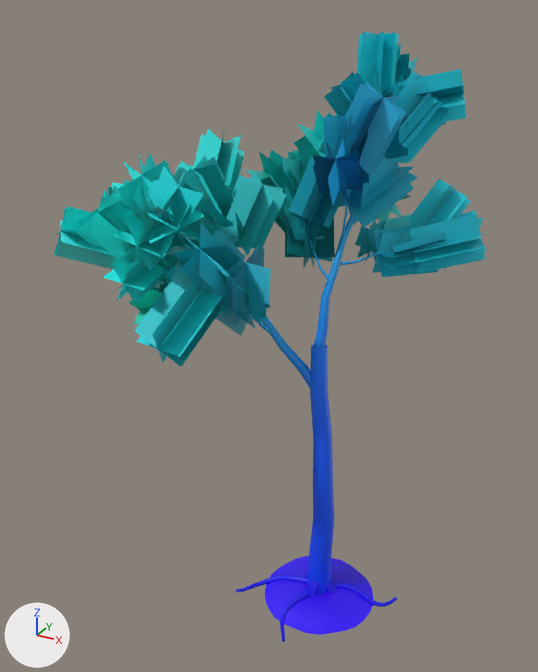
The glTF model assets/models/plants/broad_b.glb: old version first, new version second.
The view is the same before and after, from a 50 mm lens placed at (6.26, -14.12, 14.03), pointed at (-1.99, 0.88, 6.53). The axes (+X, +Y, +Z) are drawn at lower left. The lights are the same throughout. The picture after the commit comes second. Objects named as collision shapes, trigger or cutter boxes, shadow casters or lower levels of detail are left out. Vertices at exactly the same position are counted once.

In view in the first picture: 'lod0'.
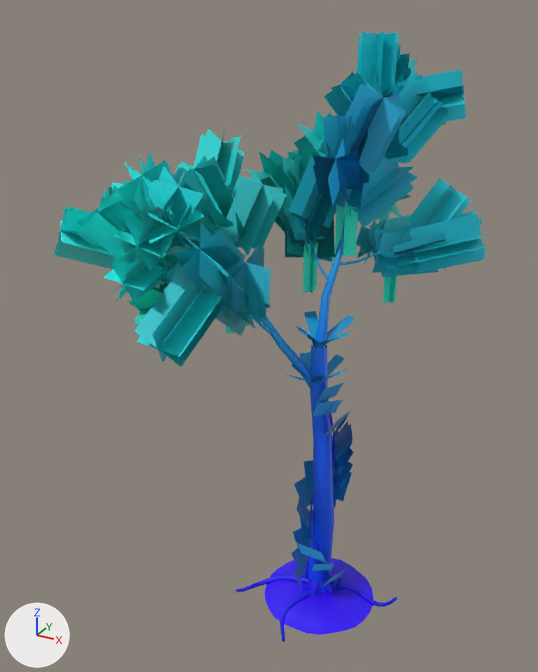
The change, as a diff of the scene's bpy script:
```diff
--- a/assets/models/plants/broad_b.glb.py
+++ b/assets/models/plants/broad_b.glb.py
@@ me_lod0 @@
 # used by ob_lod0; location = (0.0, 0.0, 0.0)
-me_lod0.from_pydata(...)  # 3752 vertices, 4608 faces; spans x -6.5..2.71, y -3.45..5.16, z -0.82..13.58
+me_lod0.from_pydata(...)  # 4384 vertices, 5504 faces; spans x -6.5..2.71, y -3.45..5.16, z -0.82..13.58
+# me_lod0 part 1: 632 vertices added at x -3.74..0.78, y -1.66..2.72, z -0.02..10.51
+# me_lod0 part 2: 2176 kept faces spanning x -5.39..1.53, y -2.24..3.86, z 0.0..12.66 get new vertex colours
 me_lod0.materials.append(mat_defaultmaterial)
```

Where the change shows, as pixel boxes [x1, y1, x2, y2] in the pictures (538 x 672 px):
part 1 of me_lod0, added: after [226, 181, 397, 593]
part 2 of me_lod0, recoloured: [291, 202, 364, 589] in both
